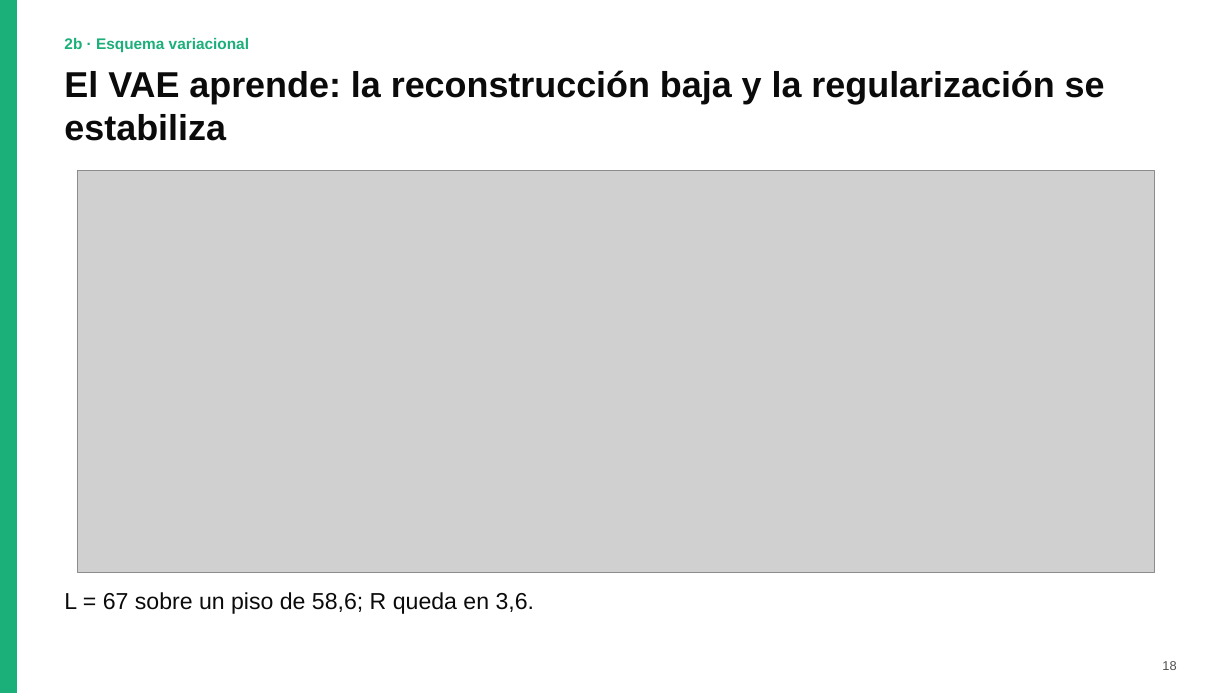
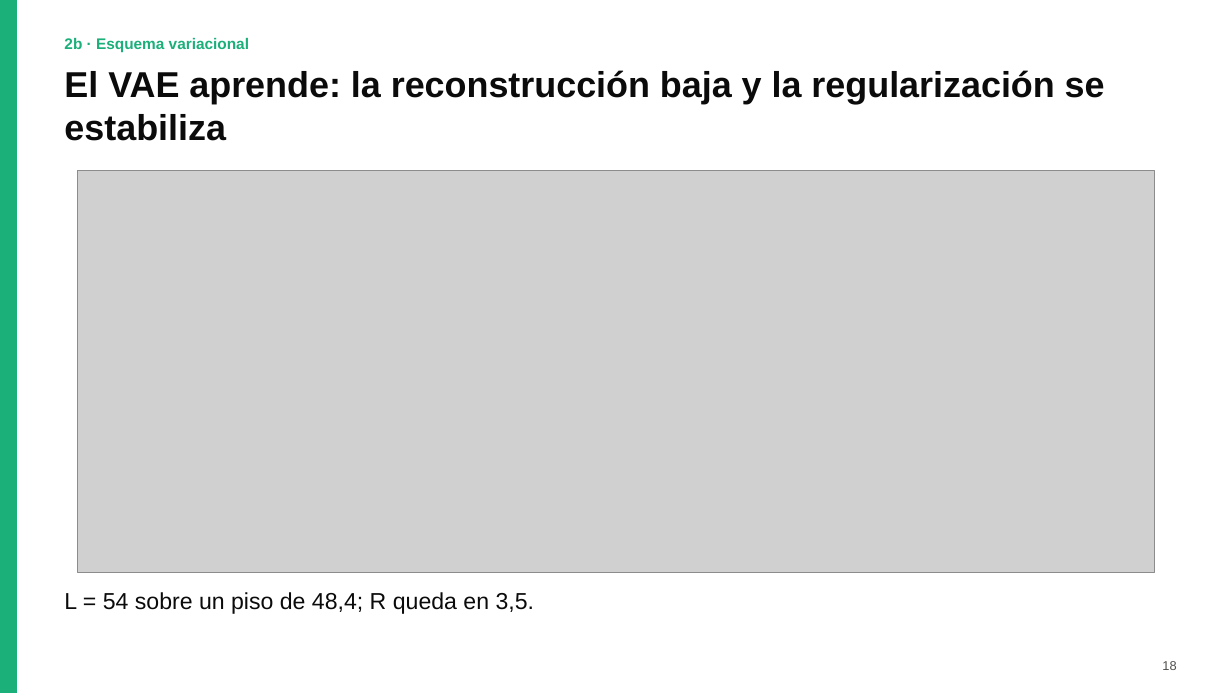
Before and after one commit to AgusBrunero/SIA-Grupo-8, a slide deck: slide 18 of TP5/docs/presentacion/TP5_Grupo8.pptx. Drawn at 1232x693 pixels with LibreOffice and Linux fonts; fonts in the diff are those of the drawing; grey boxes stand for pictures. Boxes give left, top, right and bottom in pixels: in the first picture for what was removed or moved away, otherwise in the second. Text is boxed around its words. In the diff, an @@ line names an element or a change of style, - is before the commit and + after.

```diff
--- a/TP5/docs/presentacion/TP5_Grupo8.pptx
+++ b/TP5/docs/presentacion/TP5_Grupo8.pptx
@@ text at box(64, 592, 534, 614): text changed @@
-L = 67 sobre un piso de 58,6; R queda en 3,6.
+L = 54 sobre un piso de 48,4; R queda en 3,5.
```
Also in this commit, not shown: 6 other slides changed, 15 other files.
